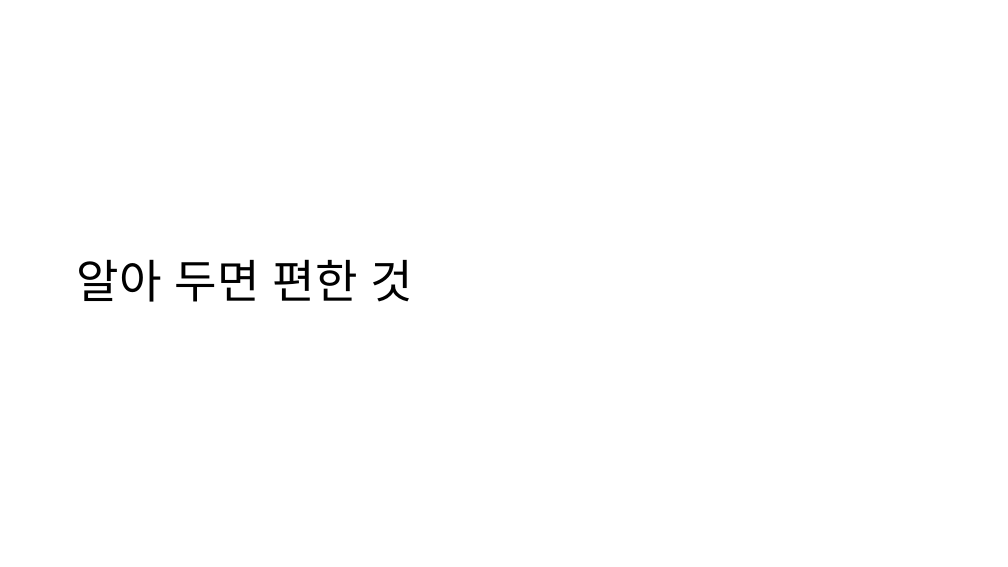
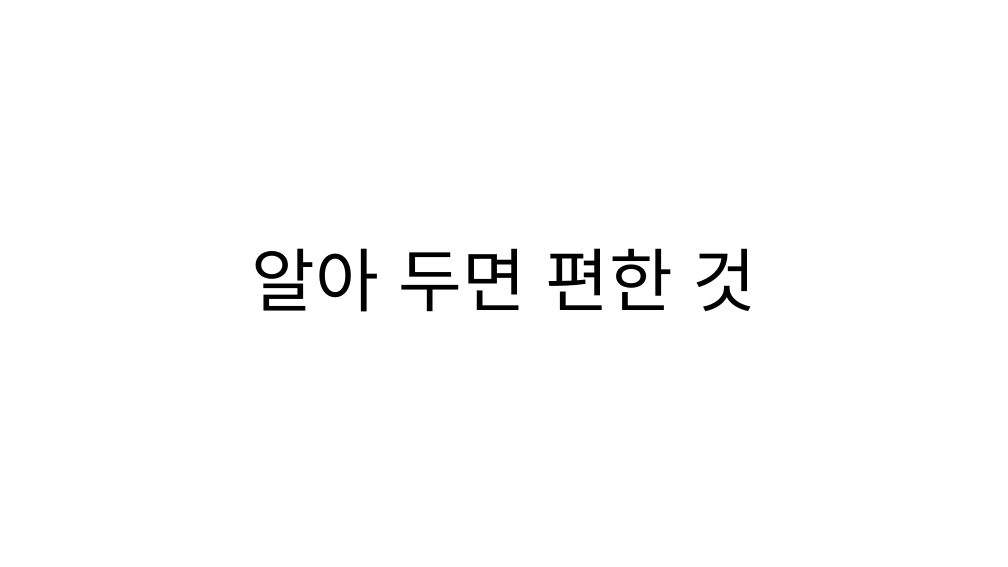
Before and after one commit to IamGroooooot/cien-unity-2019, a slide deck: slide 3 of 3주차.pptx (slide 2 before the commit). Drawn at 1008x567 pixels with LibreOffice and Linux fonts; fonts in the diff are those of the drawing. Boxes give left, top, right and bottom in pixels: in the first picture for what was removed or moved away, otherwise in the second. Text is boxed around its words. In the diff, an @@ line names an element or a change of style, - is before the commit and + after.

```diff
--- a/3주차.pptx
+++ b/3주차.pptx
@@ title "알아 두면 편한 것" at (252,248,756,312): size 44 to 66 pt; alignment left to centre @@
```
Also in this commit, not shown: 7 other slides changed, 1 slide added, 1 other file.
